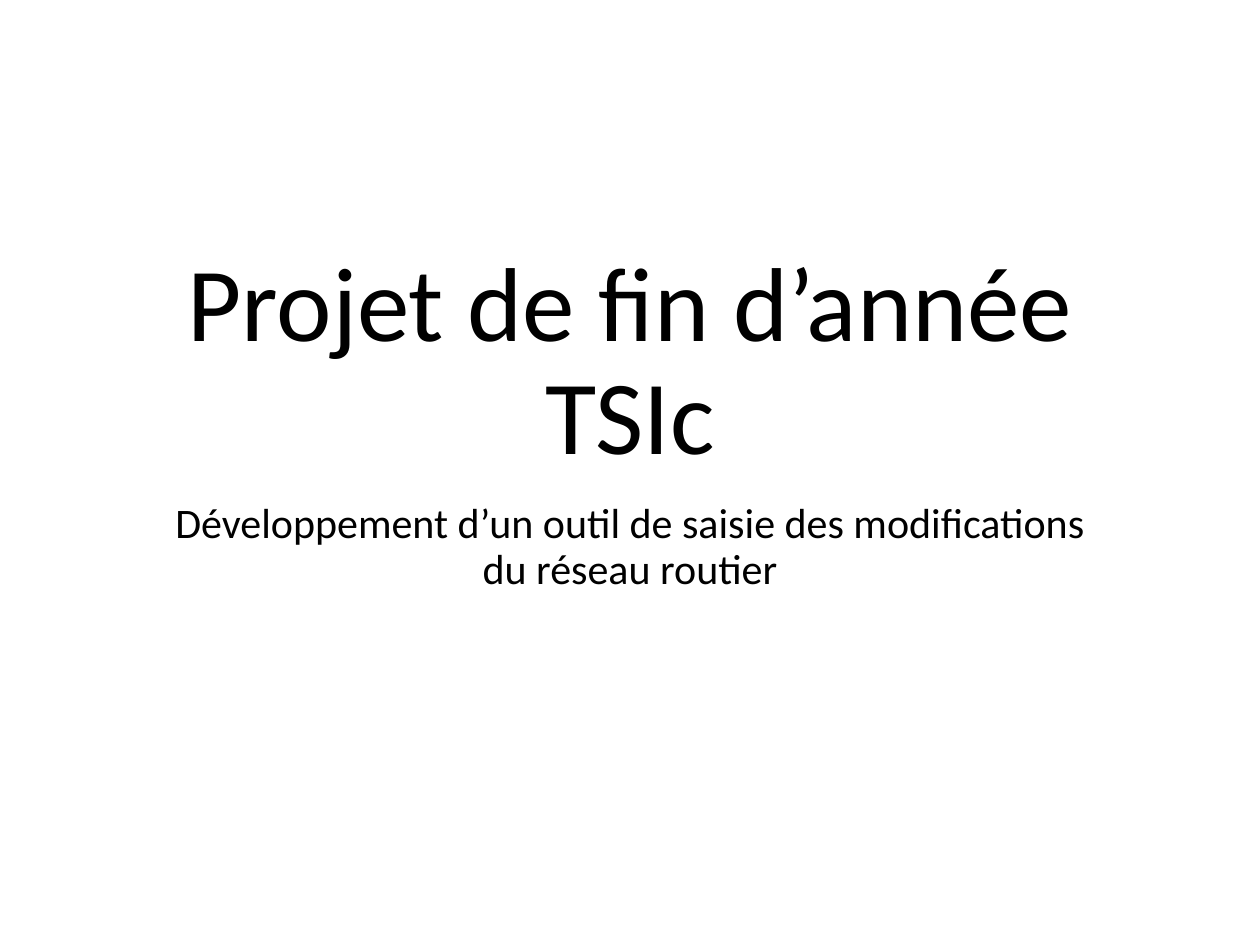
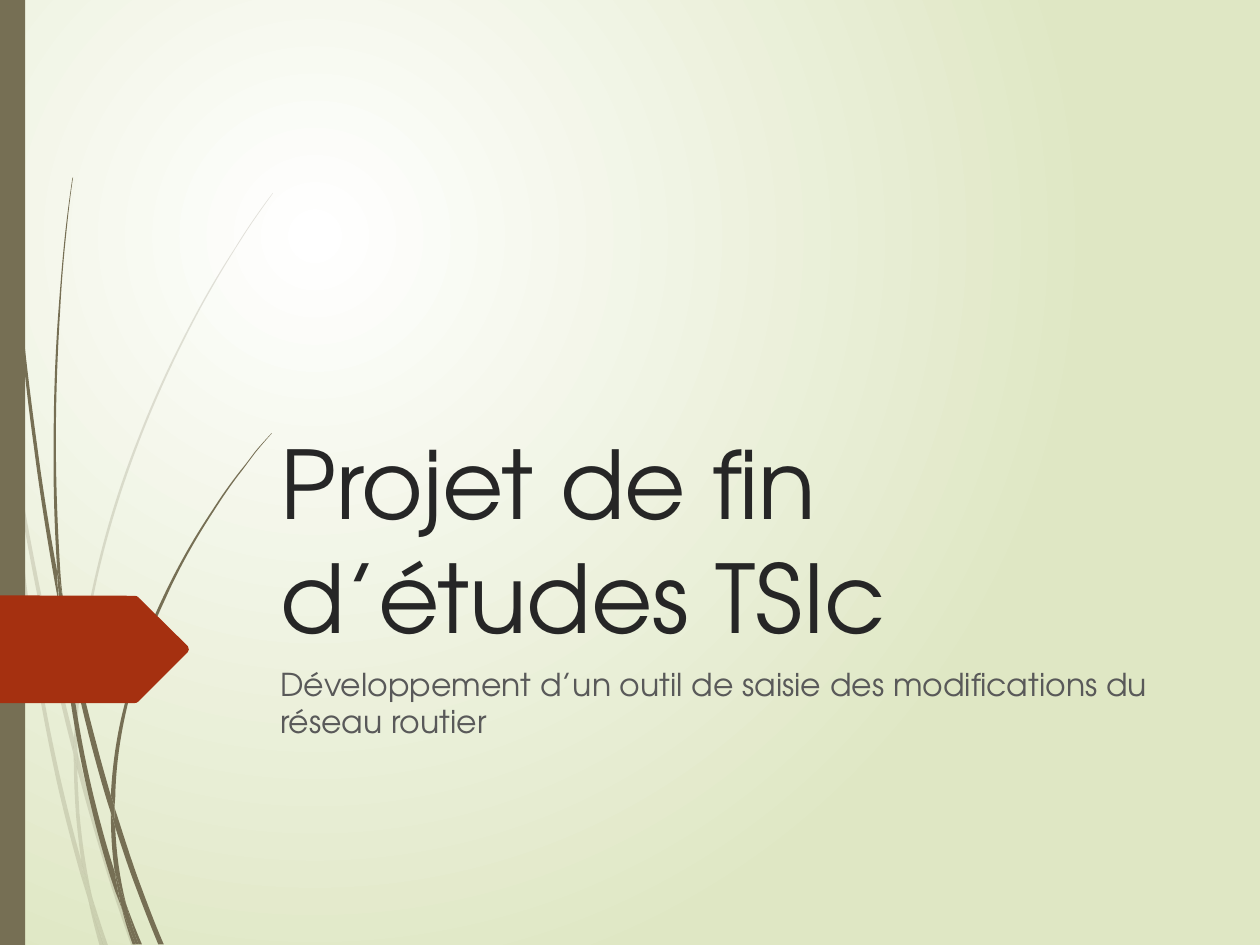
Before and after one commit to VSasyan/TSIc, a slide deck: slide 1 of soutenance/presentation.pptx. Drawn at 1260x945 pixels with LibreOffice and Linux fonts; fonts in the diff are those of the drawing. Boxes give left, top, right and bottom in pixels: in the first picture for what was removed or moved away, otherwise in the second. Text is boxed around its words. In the diff, an @@ line names an element or a change of style, - is before the commit and + after.

```diff
--- a/soutenance/presentation.pptx
+++ b/soutenance/presentation.pptx
@@ background #FFFFFF to gradient #FFFFFF to #DFE8C4 @@
@@ rectangle added at [0,0,25,945], fill #766F54 @@
@@ title at [280,449,886,676]: text changed; size 60 to 54 pt; font Calibri to TeX Gyre Adventor; text colour #000000 to #262626 @@
-Projet de fin d’année TSIc
+Projet de fin d’études TSIc
@@ freeform shape added at [0,596,189,703], fill #A53010 @@
@@ subtitle "Développement d’un outil de saisie ...": place and size @@
-subtitle "Développement d’un outil de saisie ..." at [175,508,1084,585]
+subtitle "Développement d’un outil de saisie ..." at [280,672,1147,734]
@@ subtitle "Développement d’un outil de saisie ..." at [280,672,1147,734]: size 24 to 18 pt, font Calibri to TeX Gyre Adventor, text colour #000000 to #595959; alignment centre to left; line spacing 0.9 to 1 @@
@@ group added at [0,193,273,945]: 10 freeform shapes @@
@@ group added at [3,0,272,945]: 12 freeform shapes @@
```
Also in this commit, not shown: 2 other slides changed, 22 slides added, 1 slide removed, 1 other file.
